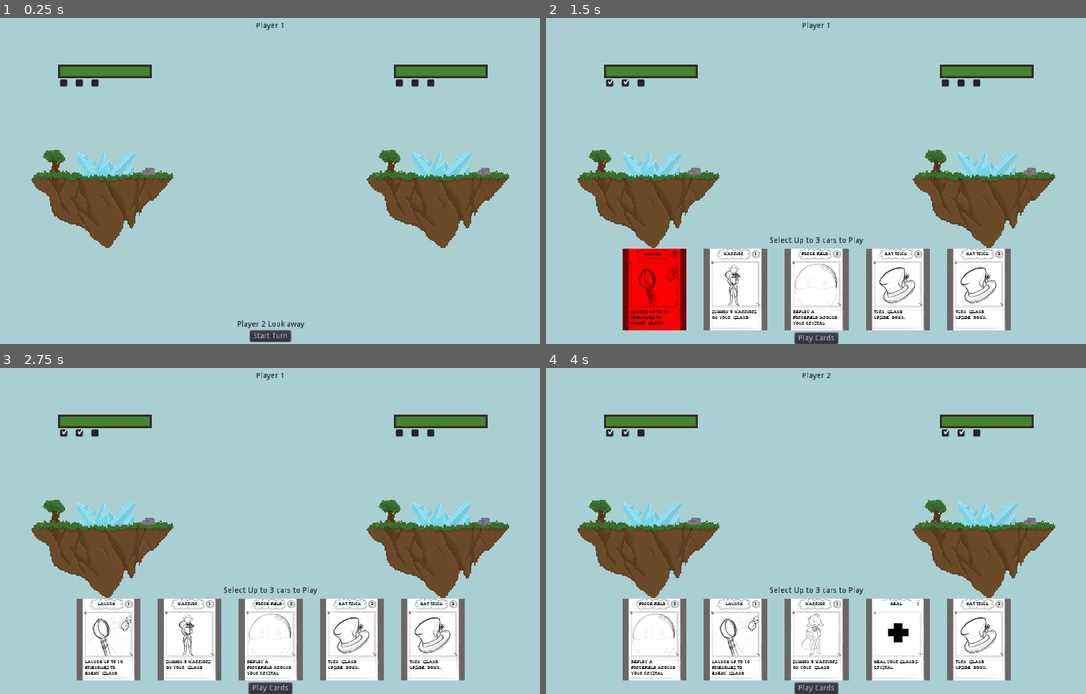
Above: before the commit, frames 1-4 (two rows, left to right).
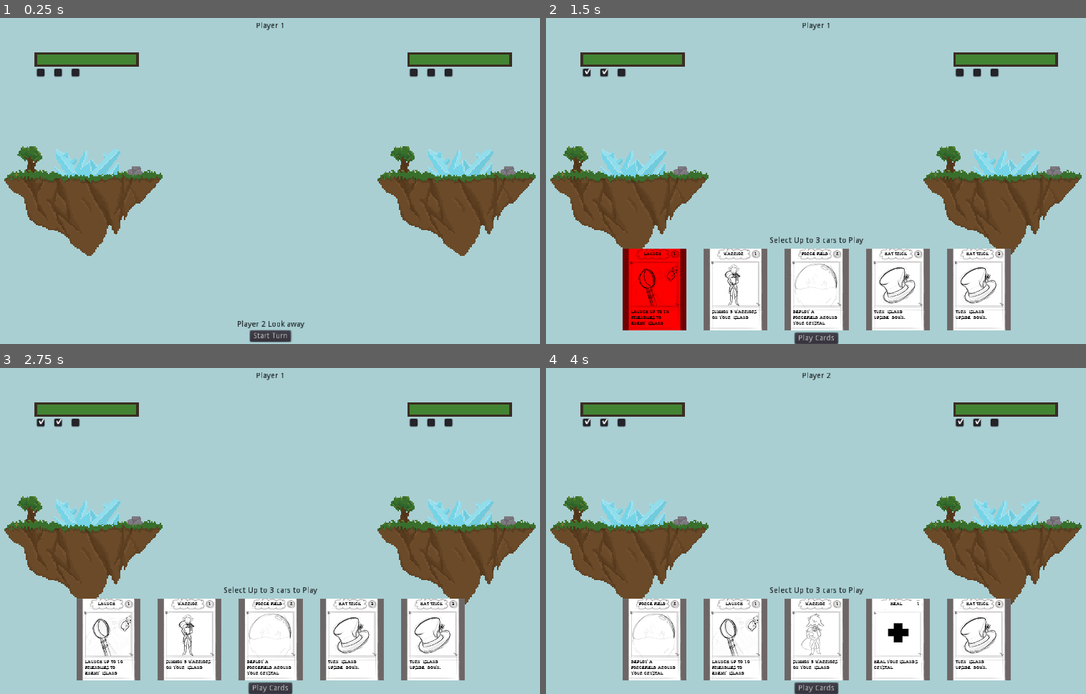
Above: after the commit, the same moments.

Repository: MyNameIsntBob/WorldInTheSky
Game: Godot game, scene res://Scenes/Main.tscn
Same seed, same stepped clock (60 frames per second), same inputs: the game is played once before the commit and once after it.
Inputs:
- Up to frame 1 (0.25 s): no input
- Up to frame 2 (1.5 s): click "Start Turn" at 0.5 s; click "Launch up to 10 friendlies to…" at 1.25 s
- Up to frame 3 (2.75 s): click "Launch up to 10 friendlies to…" at 2 s
- Up to frame 4 (4 s): click "Play Cards" at 2.75 s; click "Start Turn" at 3.5 s

The runs differ from the first frame. In frame 1, 8.8% of the frame differs, in the area x 0-100%, y 10-73%; in frame 2, 8.7%; in frame 3, 8.7%; in frame 4, 8.7%.

Commit message:
Added some other stuff. Come back here incase of danger

Diff:
--- a/Prefabs/Arrow.tscn
+++ b/Prefabs/Arrow.tscn
@@ -1,6 +1,6 @@
 [gd_scene load_steps=5 format=2]
 
-[ext_resource path="res://Art/arrow.png" type="Texture" id=1]
+[ext_resource path="res://Art/Pixel/arrow.png" type="Texture" id=1]
 [ext_resource path="res://Scripts/Arrow.gd" type="Script" id=2]
 
 [sub_resource type="RectangleShape2D" id=1]
--- a/Prefabs/Character.tscn
+++ b/Prefabs/Character.tscn
@@ -1,13 +1,45 @@
-[gd_scene load_steps=5 format=2]
+[gd_scene load_steps=7 format=2]
 
-[ext_resource path="res://Art/Goblin.png" type="Texture" id=1]
+[ext_resource path="res://Art/Pixel/GoblinWarrior.png" type="Texture" id=1]
 [ext_resource path="res://Scripts/Character.gd" type="Script" id=2]
 
 [sub_resource type="RectangleShape2D" id=1]
 extents = Vector2( 2.48744, 3.59099 )
 
 [sub_resource type="CircleShape2D" id=2]
-radius = 13.2025
+radius = 9.26613
+
+[sub_resource type="Animation" id=3]
+resource_name = "Attack"
+tracks/0/type = "value"
+tracks/0/path = NodePath("Sprite:frame")
+tracks/0/interp = 0
+tracks/0/loop_wrap = true
+tracks/0/imported = false
+tracks/0/enabled = true
+tracks/0/keys = {
+"times": PoolRealArray( 0, 0.3, 0.6 ),
+"transitions": PoolRealArray( 1, 1, 1 ),
+"update": 1,
+"values": [ 4, 5, 6 ]
+}
+
+[sub_resource type="Animation" id=4]
+resource_name = "Idle"
+length = 0.8
+loop = true
+tracks/0/type = "value"
+tracks/0/path = NodePath("Sprite:frame")
+tracks/0/interp = 0
+tracks/0/loop_wrap = true
+tracks/0/imported = false
+tracks/0/enabled = true
+tracks/0/keys = {
+"times": PoolRealArray( 0, 0.2, 0.4, 0.6 ),
+"transitions": PoolRealArray( 1, 1, 1, 1 ),
+"update": 1,
+"values": [ 0, 1, 2, 3 ]
+}
 
 [node name="Character" type="KinematicBody2D"]
 collision_layer = 2
@@ -16,8 +48,10 @@
 arrowVariety = 0
 
 [node name="Sprite" type="Sprite" parent="."]
-position = Vector2( 1, 0 )
+position = Vector2( 0.5, 0.5 )
 texture = ExtResource( 1 )
+hframes = 7
+frame = 6
 
 [node name="CollisionShape2D" type="CollisionShape2D" parent="."]
 shape = SubResource( 1 )
@@ -34,5 +68,11 @@
 __meta__ = {
 "_edit_lock_": true
 }
+
+[node name="AnimationPlayer" type="AnimationPlayer" parent="."]
+autoplay = "Idle"
+anims/Attack = SubResource( 3 )
+anims/Idle = SubResource( 4 )
 [connection signal="body_entered" from="Area2D" to="." method="_on_Area2D_body_entered"]
 [connection signal="body_exited" from="Area2D" to="." method="_on_Area2D_body_exited"]
+[connection signal="animation_finished" from="AnimationPlayer" to="." method="_on_AnimationPlayer_animation_finished"]
--- a/Prefabs/Health.tscn
+++ b/Prefabs/Health.tscn
@@ -1,7 +1,7 @@
 [gd_scene load_steps=4 format=2]
 
-[ext_resource path="res://Art/HpBarBack.png" type="Texture" id=1]
-[ext_resource path="res://Art/HpBarFront.png" type="Texture" id=2]
+[ext_resource path="res://Art/Pixel/HpBarBack.png" type="Texture" id=1]
+[ext_resource path="res://Art/Pixel/HpBarFront.png" type="Texture" id=2]
 [ext_resource path="res://Scripts/Health.gd" type="Script" id=3]
 
 [node name="Health" type="TextureProgress"]
--- a/Prefabs/Island.tscn
+++ b/Prefabs/Island.tscn
@@ -1,6 +1,6 @@
 [gd_scene load_steps=5 format=2]
 
-[ext_resource path="res://Art/Island.png" type="Texture" id=1]
+[ext_resource path="res://Art/Pixel/Island.png" type="Texture" id=1]
 [ext_resource path="res://Scripts/Island.gd" type="Script" id=2]
 
 [sub_resource type="RectangleShape2D" id=1]
--- a/Prefabs/Shield.tscn
+++ b/Prefabs/Shield.tscn
@@ -1,6 +1,6 @@
 [gd_scene load_steps=3 format=2]
 
-[ext_resource path="res://Art/Shield.png" type="Texture" id=1]
+[ext_resource path="res://Art/Pixel/Shield.png" type="Texture" id=1]
 [ext_resource path="res://Scripts/Shield.gd" type="Script" id=2]
 
 [node name="Shield" type="Sprite"]
--- /dev/null
+++ b/Scenes/GameOver.tscn
@@ -0,0 +1,46 @@
+[gd_scene load_steps=2 format=2]
+
+[ext_resource path="res://Scripts/GameOver.gd" type="Script" id=1]
+
+[node name="Node2D" type="Node2D"]
+script = ExtResource( 1 )
+
+[node name="CanvasLayer" type="CanvasLayer" parent="."]
+
+[node name="MarginContainer" type="MarginContainer" parent="CanvasLayer"]
+anchor_right = 1.0
+anchor_bottom = 1.0
+__meta__ = {
+"_edit_use_anchors_": false
+}
+
+[node name="VBoxContainer" type="VBoxContainer" parent="CanvasLayer/MarginContainer"]
+margin_right = 1024.0
+margin_bottom = 600.0
+alignment = 1
+
+[node name="HBoxContainer2" type="HBoxContainer" parent="CanvasLayer/MarginContainer/VBoxContainer"]
+margin_top = 281.0
+margin_right = 1024.0
+margin_bottom = 295.0
+alignment = 1
+
+[node name="Label" type="Label" parent="CanvasLayer/MarginContainer/VBoxContainer/HBoxContainer2"]
+modulate = Color( 0, 0, 0, 1 )
+margin_left = 468.0
+margin_right = 555.0
+margin_bottom = 14.0
+text = "Player 1 Wins"
+
+[node name="HBoxContainer" type="HBoxContainer" parent="CanvasLayer/MarginContainer/VBoxContainer"]
+margin_top = 299.0
+margin_right = 1024.0
+margin_bottom = 319.0
+alignment = 1
+
+[node name="Button" type="Button" parent="CanvasLayer/MarginContainer/VBoxContainer/HBoxContainer"]
+margin_left = 473.0
+margin_right = 550.0
+margin_bottom = 20.0
+text = "Play Again"
+[connection signal="pressed" from="CanvasLayer/MarginContainer/VBoxContainer/HBoxContainer/Button" to="." method="_on_Button_pressed"]
--- a/Scenes/Main.tscn
+++ b/Scenes/Main.tscn
@@ -14,7 +14,7 @@
 
 [node name="Camera2D" type="Camera2D" parent="."]
 current = true
-zoom = Vector2( 0.5, 0.5 )
+zoom = Vector2( 0.45, 0.45 )
 __meta__ = {
 "_edit_lock_": true
 }
--- a/Scripts/Character.gd
+++ b/Scripts/Character.gd
@@ -92,6 +92,8 @@
 			arrow.position = self.position
 			arrow.sender = self
 			get_parent().add_child(arrow)
+			$AnimationPlayer.stop()
+			$AnimationPlayer.play("Attack")
 
 	elif type == types.WARRIOR:
 #		Play the attack animation
@@ -99,6 +101,8 @@
 		if len(enemies):
 			var en = enemies.pop_front()
 			if en:
+				$AnimationPlayer.stop()
+				$AnimationPlayer.play("Attack")
 				en.kill()
 
 		else:
@@ -147,3 +151,9 @@
 func _on_Area2D_body_exited(body):
 	if body in enemies:
 		enemies.erase(body)
+
+
+
+func _on_AnimationPlayer_animation_finished(_anim_name):
+	$AnimationPlayer.stop()
+	$AnimationPlayer.play("Attack")
--- /dev/null
+++ b/Scripts/GameOver.gd
@@ -0,0 +1,7 @@
+extends Node2D
+
+func _ready():
+	find_node("Label").text = 'Player ' + str(Global.winner + 1) + " wins"
+
+func _on_Button_pressed():
+	Global.start_over()
--- a/Scripts/Global.gd
+++ b/Scripts/Global.gd
@@ -1,14 +1,24 @@
 extends Node
 
 var turn := 0
+var winner := 0
 
 var mana := [0, 0]
 var hp := [10, 10]
 var maxHp := 10
 
 var art = {
-	'goblin_warrior': preload('res://Art/Goblin.png'),
-	'goblin_archer': preload('res://Art/Goblin.png'),
-	'elf_warrior': preload('res://Art/Elf.png'),
-	'elf_archer': preload('res://Art/Elf.png')
+	'goblin_warrior': preload('res://Art/Pixel/GoblinWarrior.png'),
+	'goblin_archer': preload('res://Art/Pixel/GoblinArcher.png'),
+	'elf_warrior': preload('res://Art/Pixel/ElfWarrior.png'),
+	'elf_archer': preload('res://Art/Pixel/ElfArcher.png')
 }
+
+func game_over():
+	for i in range(len(hp)):
+		if hp[i] <= 0:
+			winner = i
+	get_tree().change_scene('res://Scenes/GameOver.tscn')
+
+func start_over():
+	get_tree().change_scene('res://Scenes/Main.tscn')
--- a/Scripts/Island.gd
+++ b/Scripts/Island.gd
@@ -14,6 +14,8 @@
 var isSpinning := false
 var spinSpeed := 1.0
 
+var gravity = 100
+
 var rng = RandomNumberGenerator.new()
 
 # Called when the node enters the scene tree for the first time.
@@ -23,6 +25,11 @@
 
 # Called every frame. 'delta' is the elapsed time since the previous frame.
 func _process(delta):
+	if position.y > 500:
+		Global.game_over()
+
+	if Global.hp[team] <= 0:
+		self.position.y += gravity * delta
 
 	if isSpinning:
 		rotate(spinSpeed * delta)
--- a/Scripts/Shield.gd
+++ b/Scripts/Shield.gd
@@ -6,9 +6,9 @@
 # var a = 2
 # var b = "text"
 
-var normal = preload('res://Art/Shield.png')
-var hurt = preload('res://Art/CrackedShield.png')
-var broken = preload('res://Art/BrokenShield.png')
+var normal = preload('res://Art/Pixel/Shield.png')
+var hurt = preload('res://Art/Pixel/CrackedShield.png')
+var broken = preload('res://Art/Pixel/BrokenShield.png')
 
 
 # Called when the node enters the scene tree for the first time.
Renamed: Art/BrokenShield.png -> Art/Pixel/BrokenShield.png
Not shown, added: Art/Pixel/BrokenShield.png.import
Renamed: Art/CrackedShield.png -> Art/Pixel/CrackedShield.png
Not shown, changed: Art/Pixel/CrackedShield.png.import
Renamed: Art/Elf.png -> Art/Pixel/Elf.png
Not shown, added: Art/Pixel/Elf.png.import
Binary file added: Art/Pixel/ElfArcher.png
Not shown, changed: Art/Pixel/ElfArcher.png.import
Binary file added: Art/Pixel/ElfWarrior.png
Not shown, changed: Art/Pixel/ElfWarrior.png.import
Renamed: Art/Goblin.png -> Art/Pixel/Goblin.png
Not shown, changed: Art/Pixel/Goblin.png.import
(and 14 more such lines)
